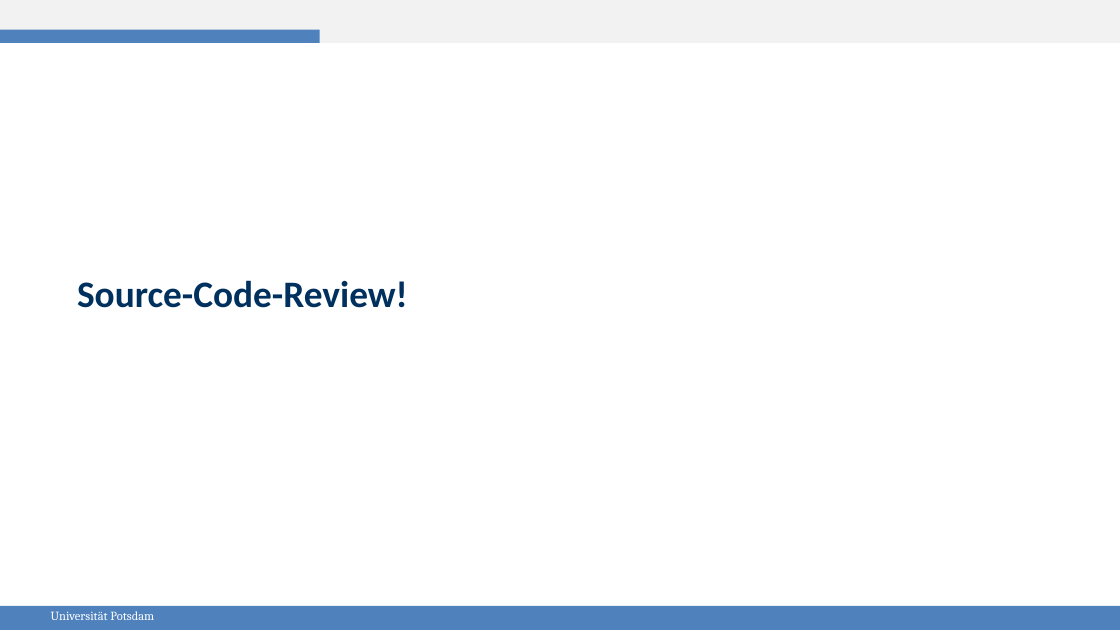
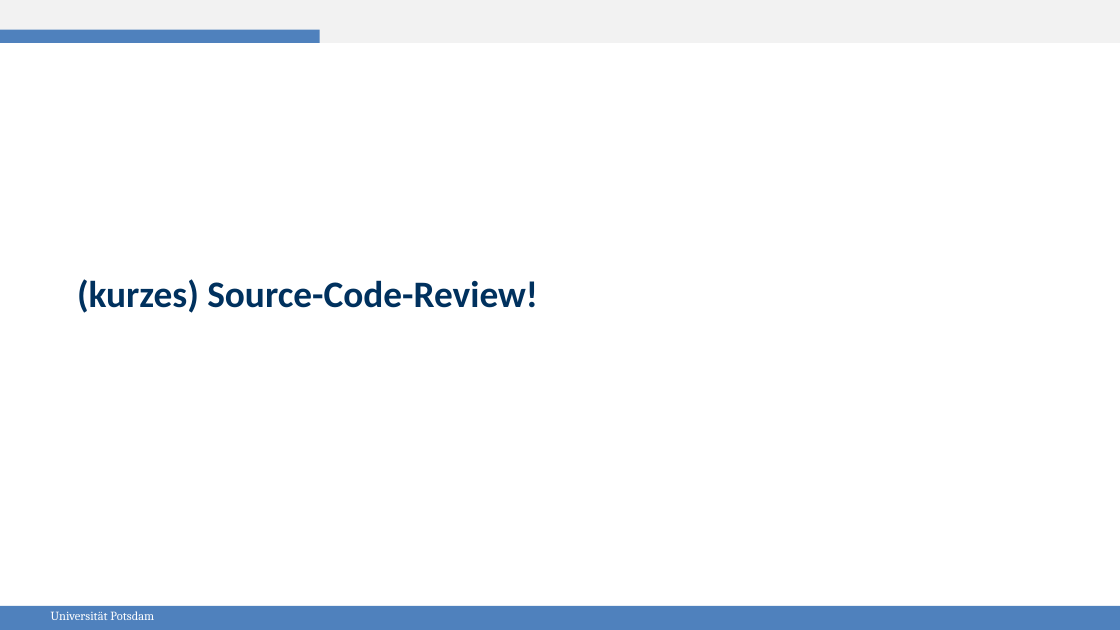
Before and after one commit to gespel/EPSA, a slide deck: slide 9 of praesi.odp (slide 8 before the commit). Drawn at 1120x630 pixels with LibreOffice and Linux fonts; fonts in the diff are those of the drawing. Boxes give left, top, right and bottom in pixels: in the first picture for what was removed or moved away, otherwise in the second. Text is boxed around its words. In the diff, an @@ line names an element or a change of style, - is before the commit and + after.

```diff
--- a/praesi.odp
+++ b/praesi.odp
@@ text at (77,279,538,313): text changed @@
-Source-Code-Review!
+(kurzes) Source-Code-Review!
```
Also in this commit, not shown: 7 other slides changed, 3 slides added, 1 other file.
